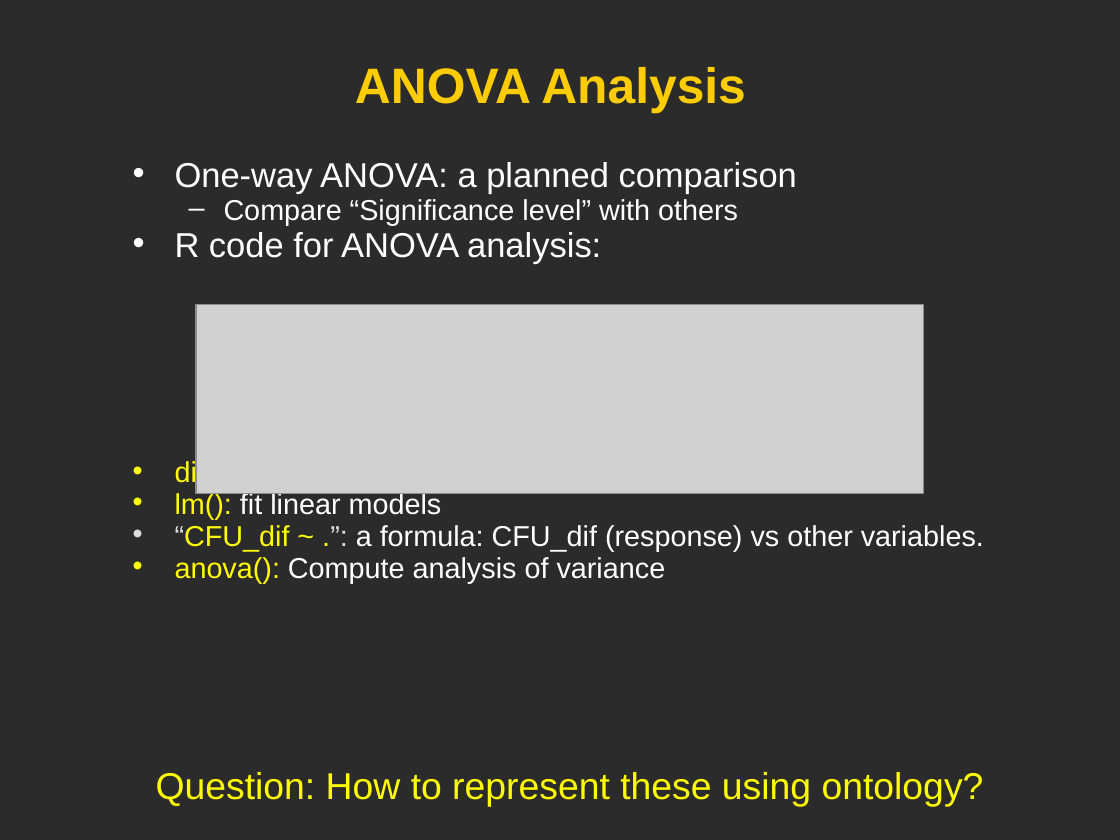
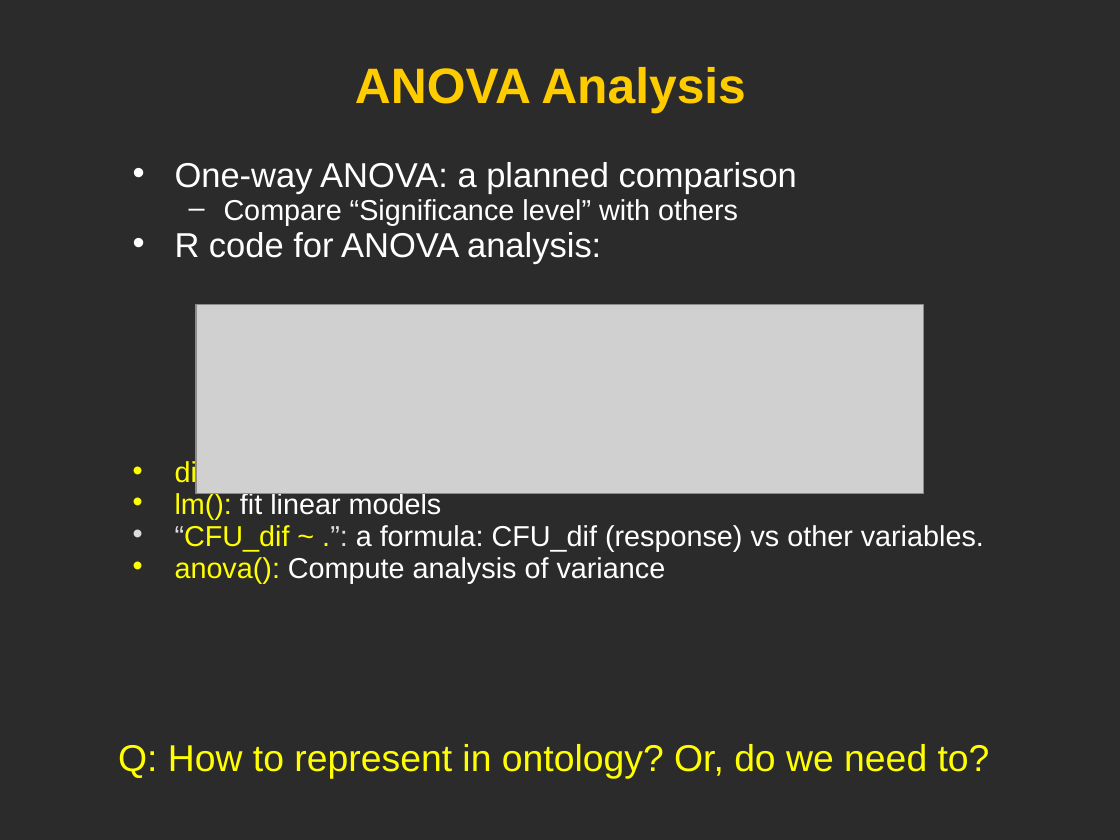
Before and after one commit to obi-ontology/obi-legacy-svn, a slide deck: slide 20 of trunk/docs/developer/use cases/Vaccine_usercase_Vancouver2010.ppt. Drawn at 1120x840 pixels with LibreOffice and Linux fonts; fonts in the diff are those of the drawing; grey boxes stand for pictures; background and template pictures are left out; a plain dark background stands for a picture behind light text. Boxes give left, top, right and bottom in pixels: in the first picture for what was removed or moved away, otherwise in the second. Text is boxed around its words. In the diff, an @@ line names an element or a change of style, - is before the commit and + after.

```diff
--- a/trunk/docs/developer/use cases/Vaccine_usercase_Vancouver2010.ppt
+++ b/trunk/docs/developer/use cases/Vaccine_usercase_Vancouver2010.ppt
@@ text at bbox=[118, 744, 990, 778]: text changed @@
-Question: How to represent these using ontology?
+Q: How to represent in ontology? Or, do we need to?
```
Also in this commit, not shown: 8 other slides changed.
